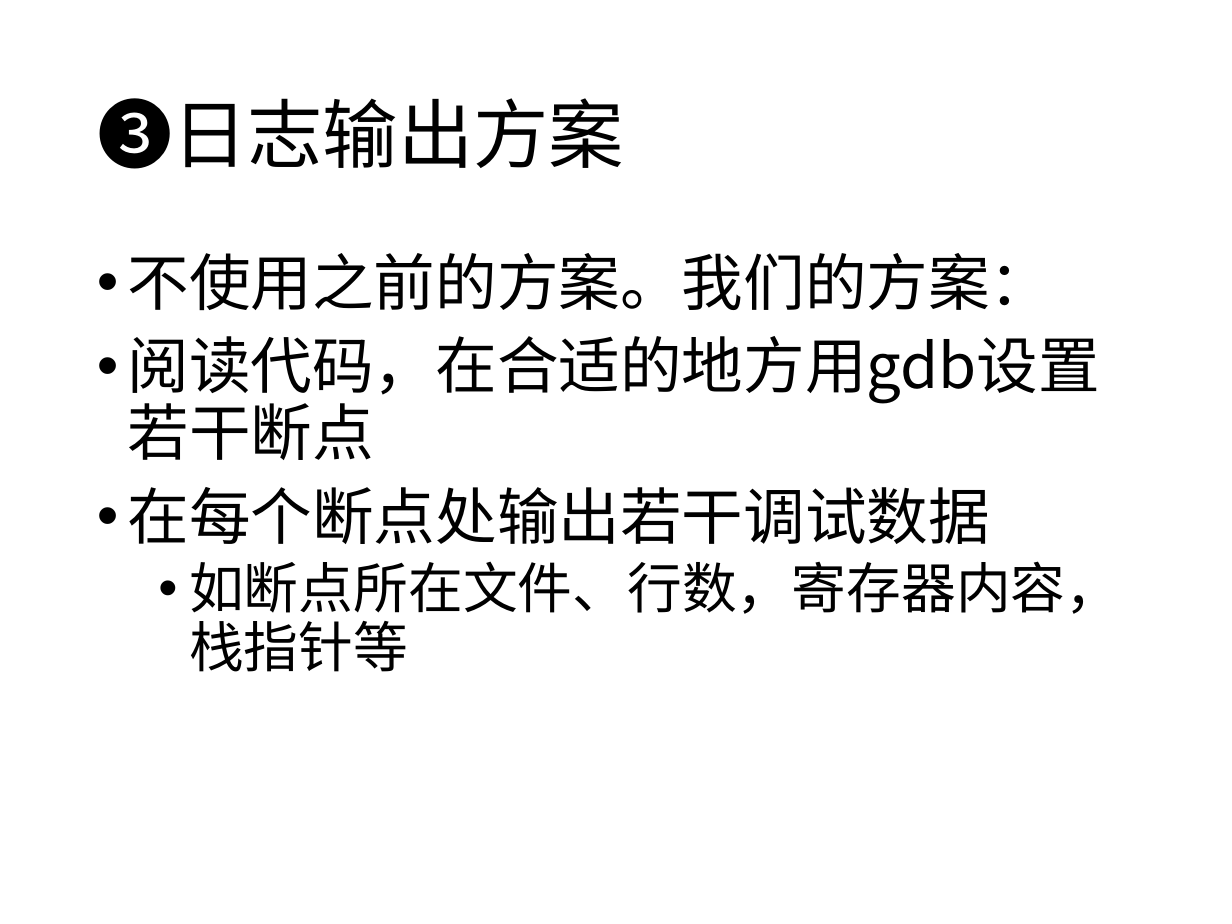
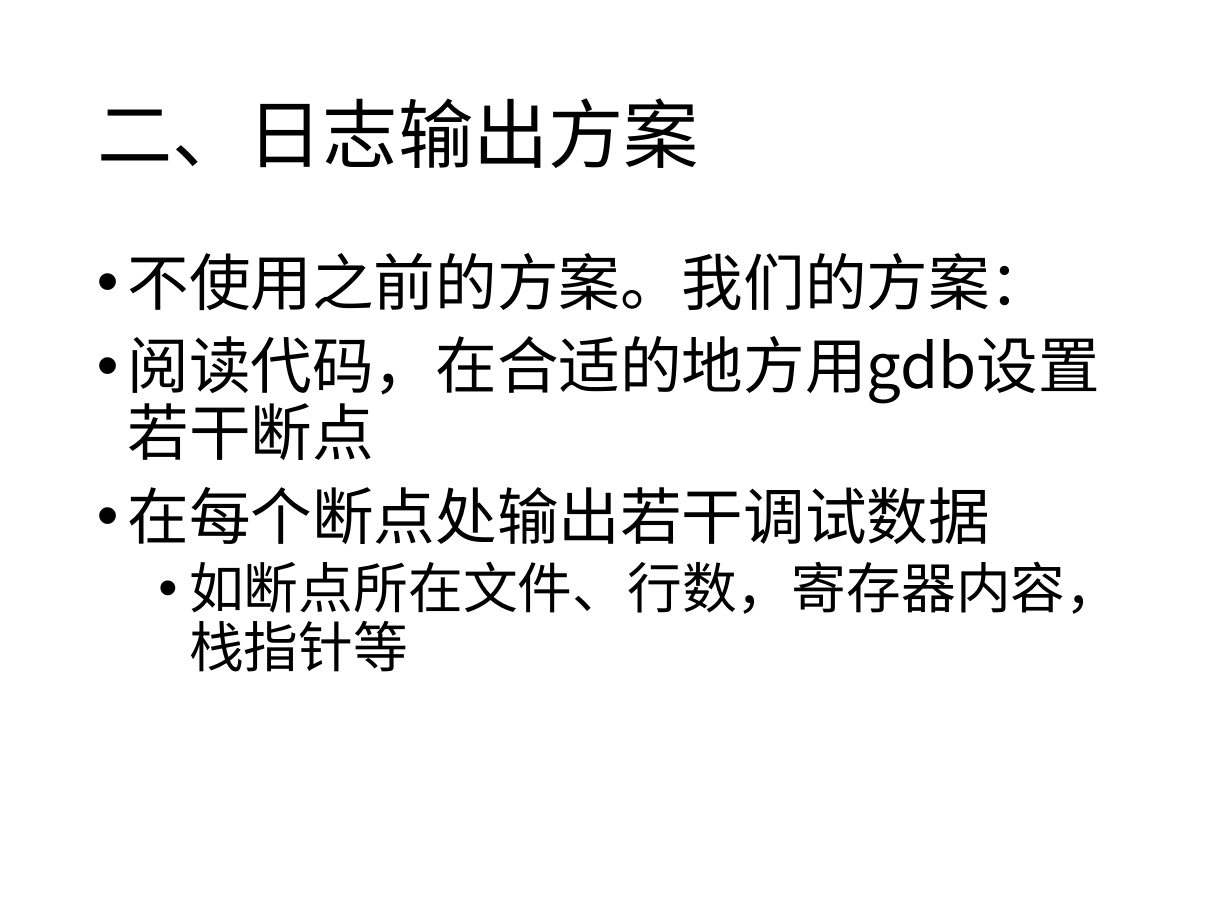
Before and after one commit to sfd158/oldlinux-homework, a slide deck: slide 7 of 宋振华第7周.ppt (slide 5 before the commit). Drawn at 1232x924 pixels with LibreOffice and Linux fonts; fonts in the diff are those of the drawing. Boxes give left, top, right and bottom in pixels: in the first picture for what was removed or moved away, otherwise in the second. Text is boxed around its words. In the diff, an @@ line names an element or a change of style, - is before the commit and + after.

```diff
--- a/宋振华第7周.ppt
+++ b/宋振华第7周.ppt
@@ title at (97,98,699,168): text changed @@
-❸日志输出方案
+二、日志输出方案
```
Also in this commit, not shown: 4 other slides changed, 6 slides added, 1 other file.
